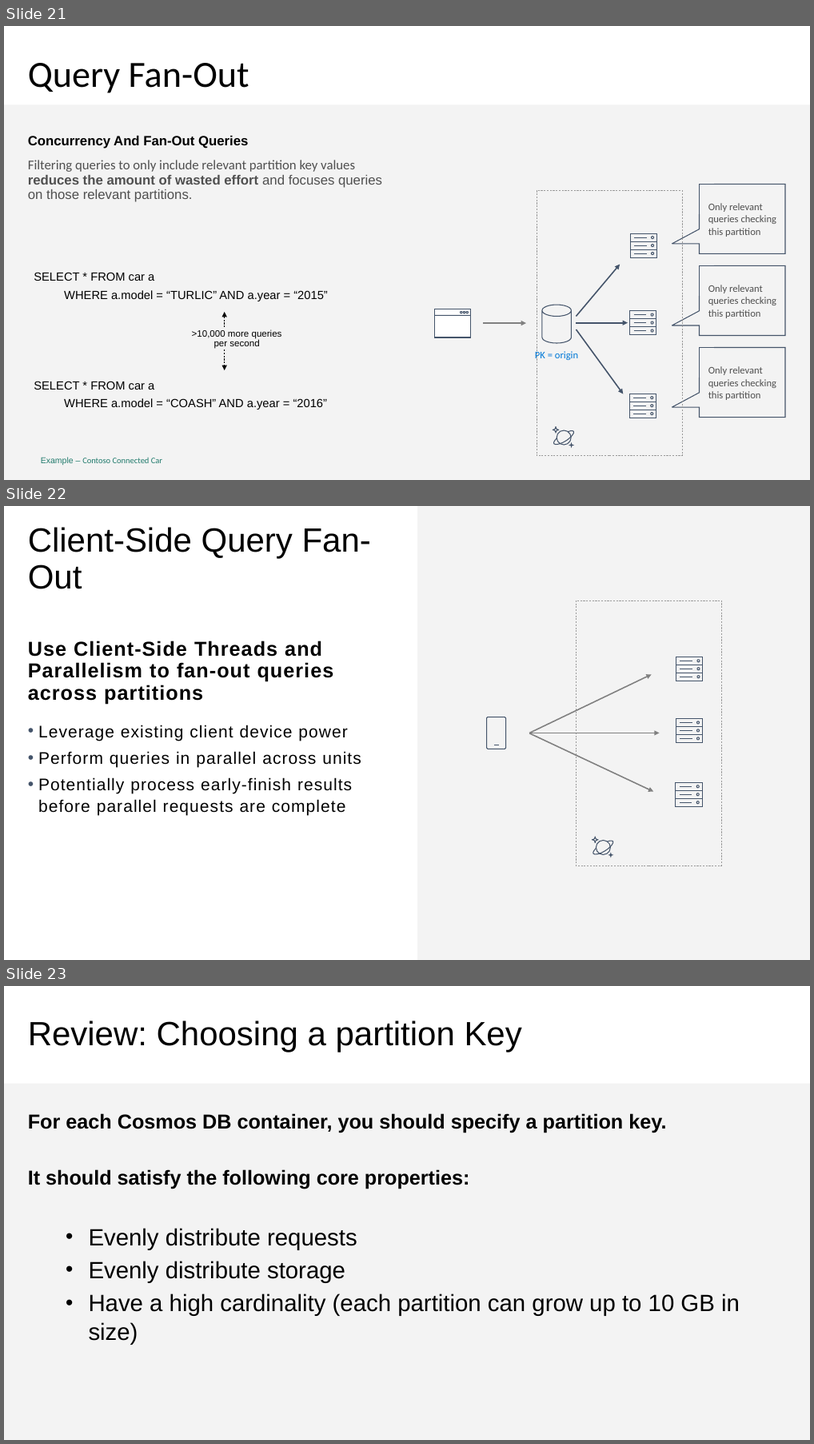
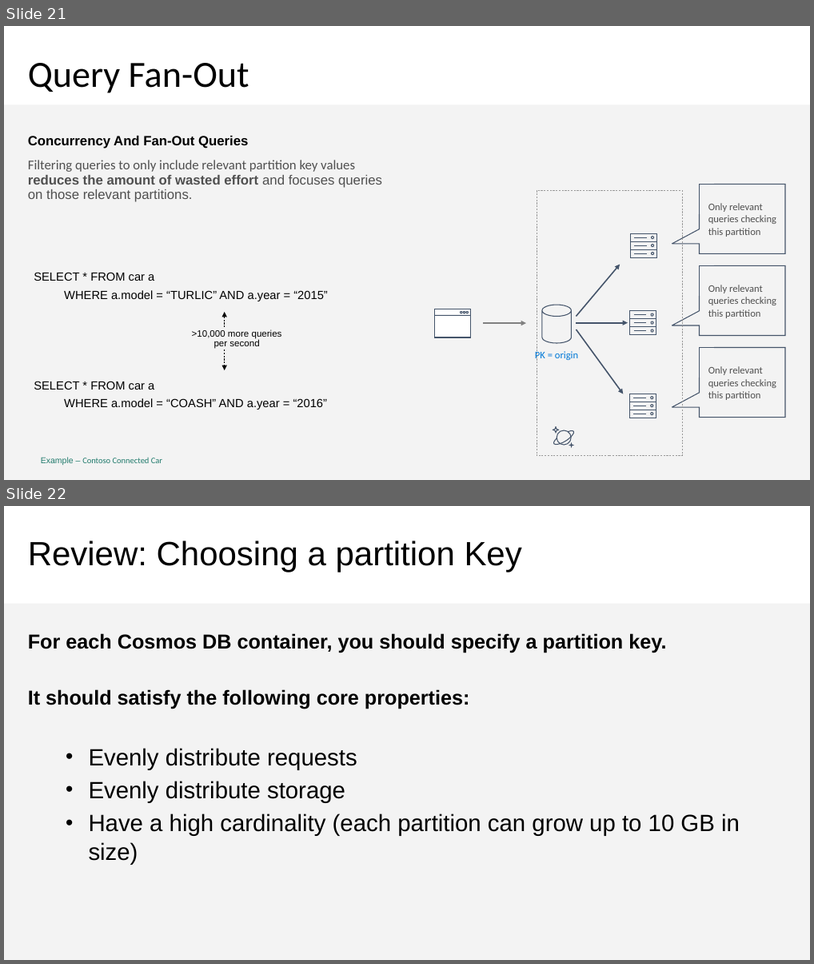
Before and after one commit to CosmosDB/labs, a slide deck: decks/Partitioning.pptx. Shown one above the other, each under a label of ours: slides 21, 22 and 23 before the commit, slides 21 and 22 after it. The pictures are 814x1444 and 814x964 pixels, drawn with LibreOffice and Linux fonts; fonts in the diff are those of the drawing; background and template pictures are left out. Boxes give left, top, right and bottom in pixels: in the first picture for what was removed or moved away, otherwise in the second. Text is boxed around its words. In the diff, an @@ line names an element or a change of style, - is before the commit and + after.

```diff
--- a/decks/Partitioning.pptx
+++ b/decks/Partitioning.pptx
@@ slide 22 removed at box(4, 506, 810, 960), background #FFFFFF @@
@@ title removed at box(28, 527, 371, 589) @@
-Client-Side Query Fan-Out
@@ rectangle removed at box(418, 506, 810, 960) @@
@@ rectangle removed at box(576, 600, 722, 865) @@
@@ text removed at box(28, 640, 362, 816) @@
-Use Client-Side Threads and Parallelism to fan-out queries across partitions
-  • Leverage existing client device power
-  • Perform queries in parallel across units
-  • Potentially process early-finish results before parallel requests are complete
@@ group removed at box(677, 657, 703, 681): 3 rectangles, 3 ellipses, 3 lines @@
@@ arrow removed from (530, 733) to (652, 674) @@
@@ freeform shape removed at box(486, 717, 506, 749) @@
@@ arrow removed from (530, 733) to (660, 733) @@
@@ arrow removed from (530, 733) to (654, 792) @@
@@ group removed at box(676, 719, 702, 743): 3 rectangles, 3 ellipses, 3 lines @@
@@ group removed at box(676, 783, 702, 807): 3 rectangles, 3 ellipses, 3 lines @@
@@ group removed at box(592, 836, 615, 857): 3 freeform shapes, 1 ellipse @@
@@ what was slide 23 is now slide 22 @@
```
Also in this commit, not shown: 4 slides changed.
